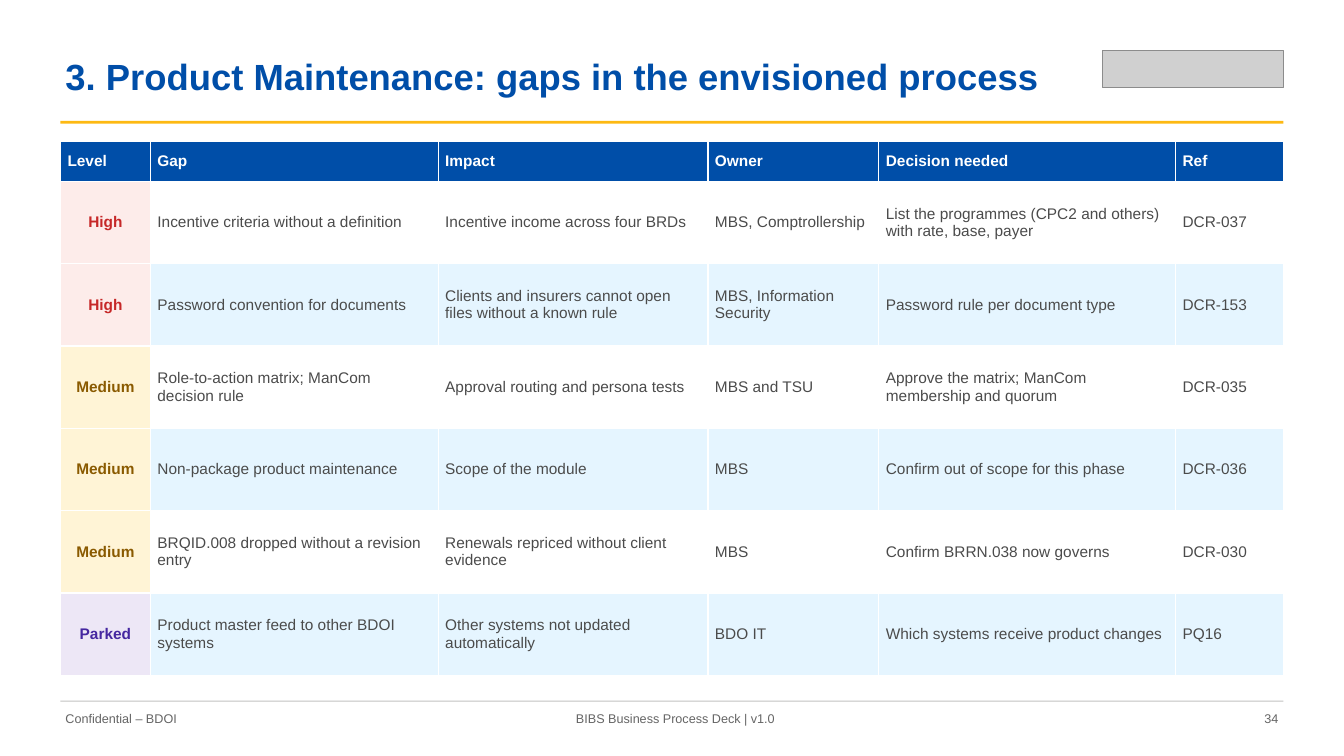
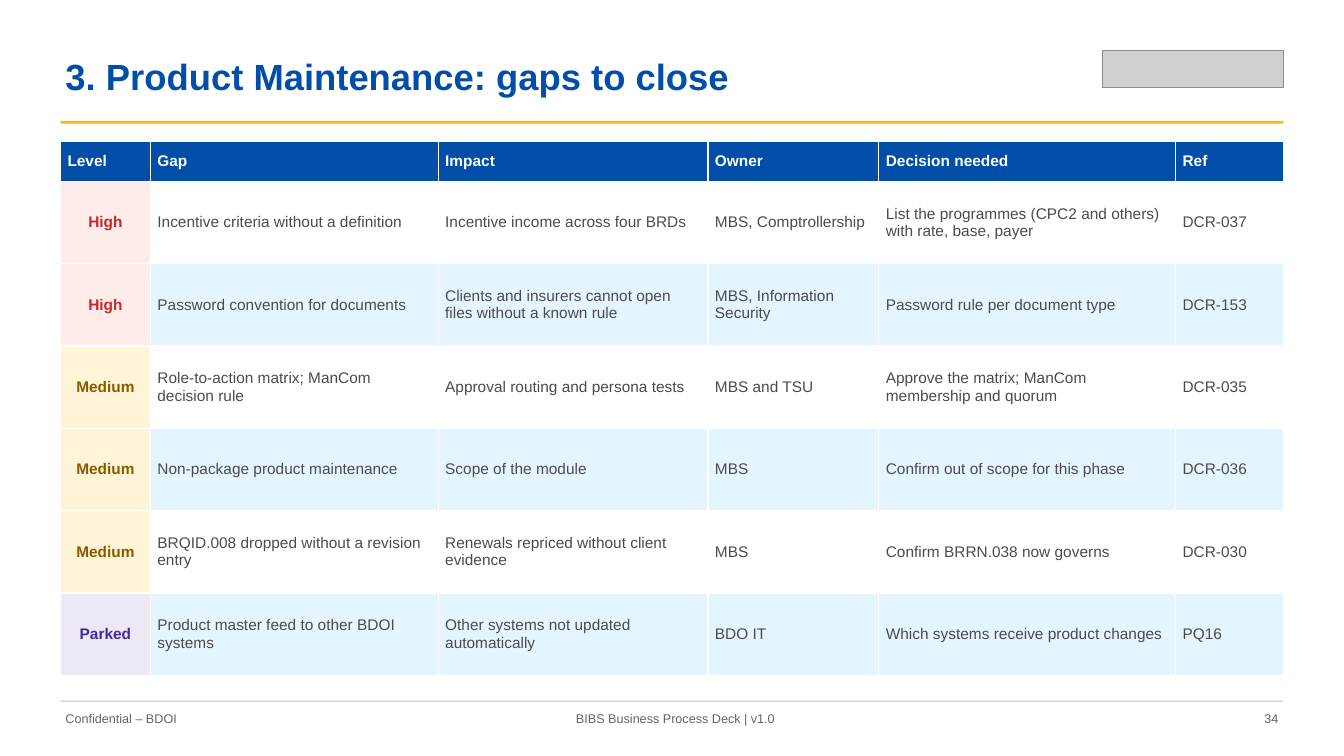
Before and after one commit to IortaTexhNXT-DEV/FinVerse, a slide deck: slide 34 of docs/deliverables/out/Decks/BIBS_Deck_BRD-00_Business_Process_AsIs_Envisioned_BestPractice_v1.0.pptx. Drawn at 1344x756 pixels with LibreOffice and Linux fonts; fonts in the diff are those of the drawing; grey boxes stand for pictures. Boxes give left, top, right and bottom in pixels: in the first picture for what was removed or moved away, otherwise in the second. Text is boxed around its words. In the diff, an @@ line names an element or a change of style, - is before the commit and + after.

```diff
--- a/docs/deliverables/out/Decks/BIBS_Deck_BRD-00_Business_Process_AsIs_Envisioned_BestPractice_v1.0.pptx
+++ b/docs/deliverables/out/Decks/BIBS_Deck_BRD-00_Business_Process_AsIs_Envisioned_BestPractice_v1.0.pptx
@@ text at (65, 63, 729, 97): text changed @@
-3. Product Maintenance: gaps in the envisioned process
+3. Product Maintenance: gaps to close
```
Also in this commit, not shown: 39 other slides changed, 11 other files.
